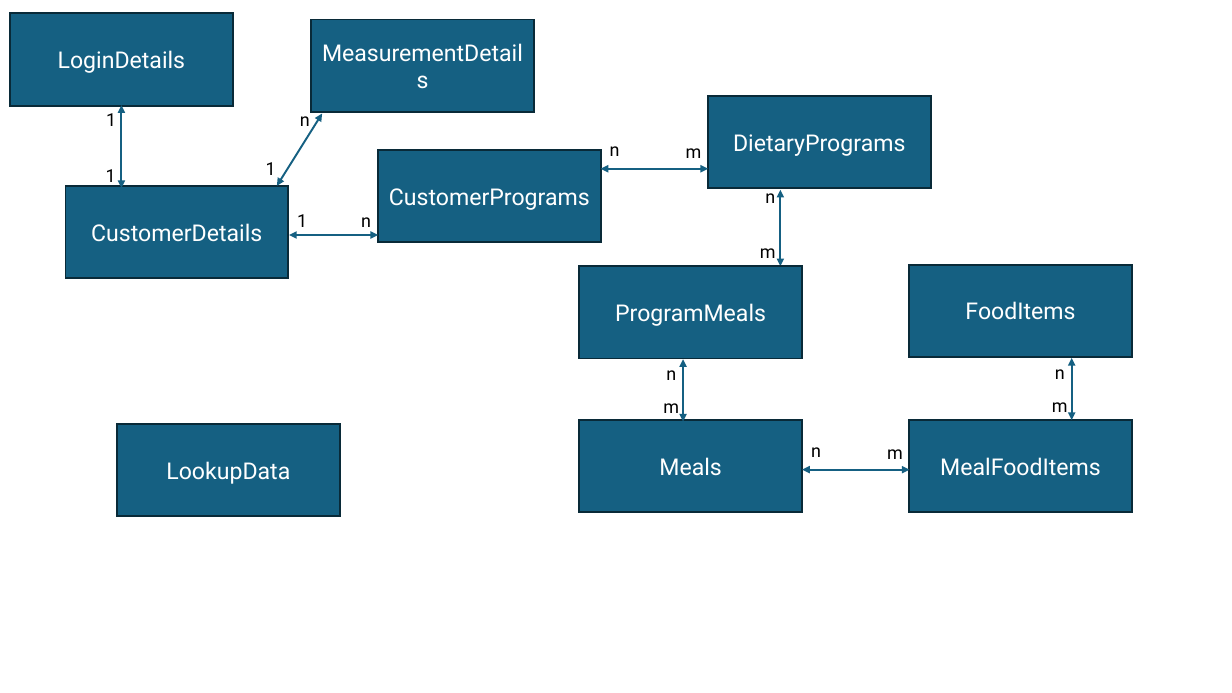
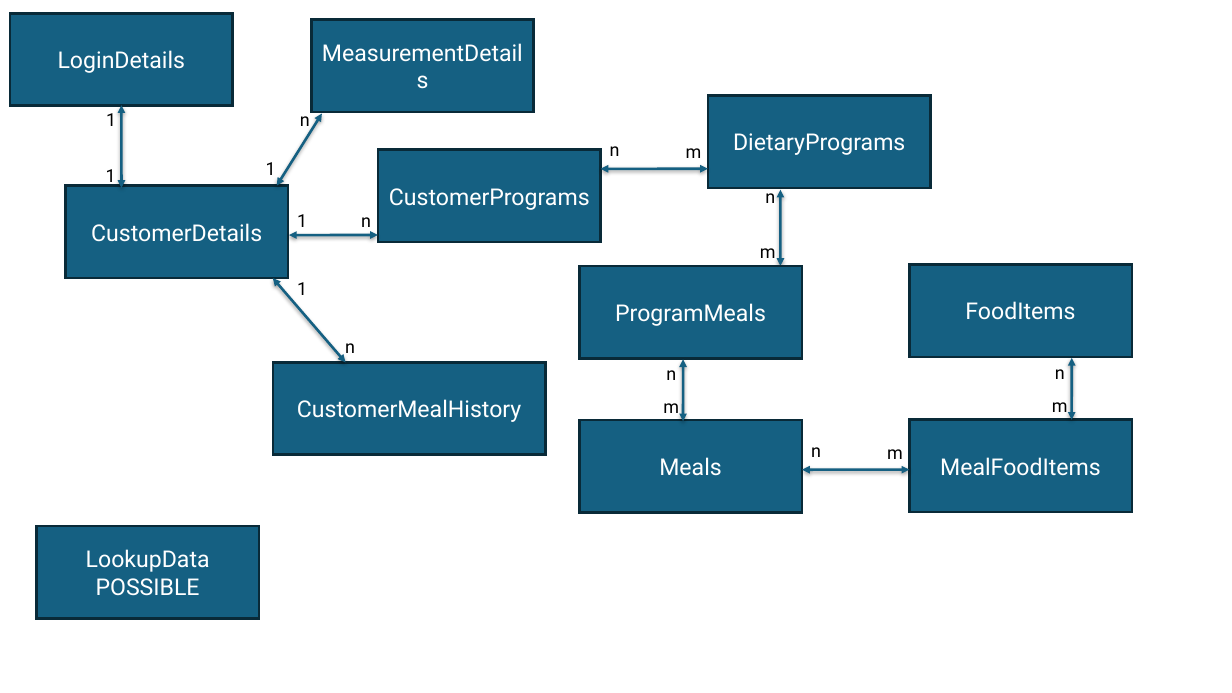
Before and after one commit to ShAntwan/Relive, a slide deck: slide 1 of ProjectDocumentaion/TableDesigns.pptx. Drawn at 1232x693 pixels with LibreOffice and Linux fonts; fonts in the diff are those of the drawing. Boxes give left, top, right and bottom in pixels: in the first picture for what was removed or moved away, otherwise in the second. Text is boxed around its words. In the diff, an @@ line names an element or a change of style, - is before the commit and + after.

```diff
--- a/ProjectDocumentaion/TableDesigns.pptx
+++ b/ProjectDocumentaion/TableDesigns.pptx
@@ double arrow removed from (121, 105) to (121, 188) @@
@@ freeform shape added at [121,105,121,188], outline #156082 2 pt @@
@@ double arrow removed from (323, 114) to (277, 186) @@
@@ freeform shape added at [277,114,323,186], outline #156082 2 pt @@
@@ double arrow removed from (708, 169) to (601, 169) @@
@@ freeform shape added at [601,169,708,169], outline #156082 2 pt @@
@@ double arrow removed from (781, 266) to (781, 189) @@
@@ freeform shape added at [781,189,781,266], outline #156082 2 pt @@
@@ double arrow removed from (378, 235) to (289, 235) @@
@@ freeform shape added at [289,235,378,235], outline #156082 2 pt @@
@@ freeform shape added at [273,278,346,362], outline #156082 2 pt @@
@@ text added at [297,282,307,295], 14 pt, text #000000 @@
+1
@@ text added at [345,343,355,353], 14 pt, text #000000 @@
+n
@@ double arrow removed from (1072, 421) to (1072, 358) @@
@@ freeform shape added at [1072,358,1072,420], outline #156082 2 pt @@
@@ rectangle added at [273,362,545,455], fill #156082, outline #092A38 2 pt, 18 pt, text #FFFFFF @@
+CustomerMealHistory
@@ double arrow removed from (683, 421) to (683, 360) @@
@@ freeform shape added at [683,360,683,421], outline #156082 2 pt @@
@@ double arrow removed from (909, 470) to (802, 470) @@
@@ freeform shape added at [802,470,909,470], outline #156082 2 pt @@
@@ outline #092A39 1.5 pt to #092A38 2 pt in 7 elements at [66,186,288,278], [708,95,931,188], [579,421,802,513], [378,150,601,242], [909,420,1132,512], [579,266,802,359], [36,526,259,618] @@
@@ rectangle "LookupData": place and size @@
-rectangle "LookupData" at [117,424,340,517]
+rectangle "LookupData" at [36,526,259,618]
@@ text in rectangle at [96,578,200,596]: paragraph added @@
+POSSIBLE
```
Also in this commit, not shown: 10 other slides changed, 1 slide added, 4 other files.
